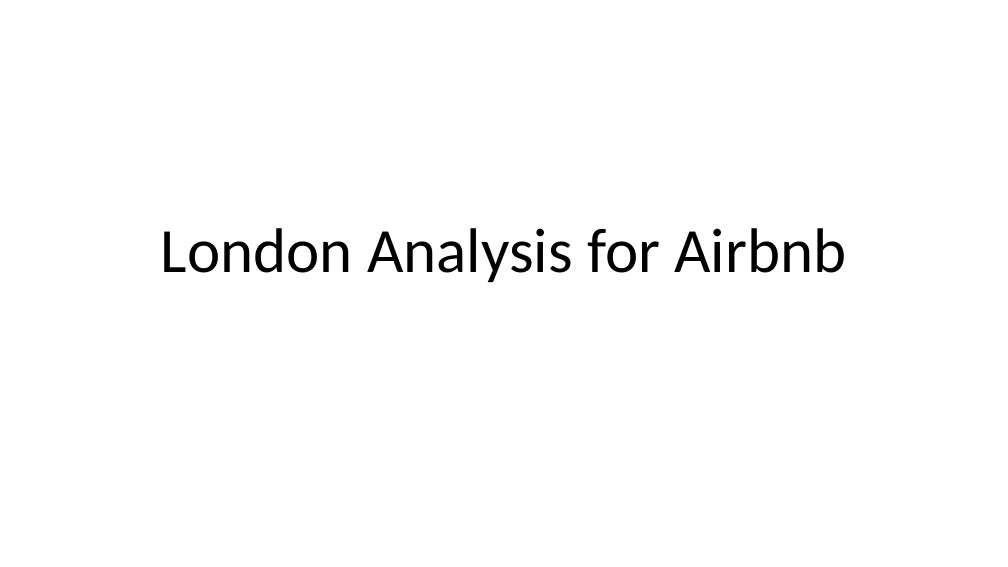
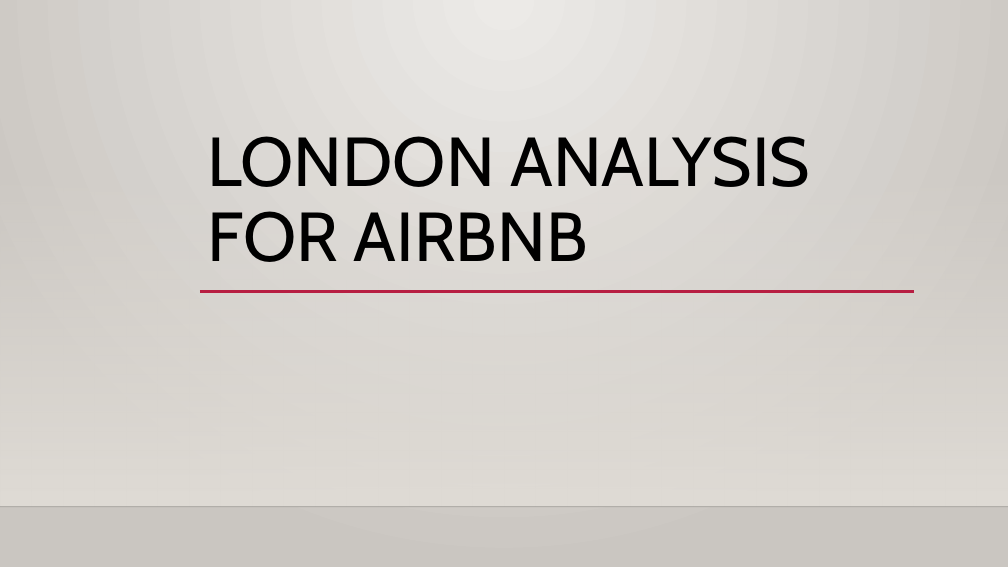
Before and after one commit to szwzy/ADSCapstone, a slide deck: slide 1 of London Analysis for Airbnb.pptx. Drawn at 1008x567 pixels with LibreOffice and Linux fonts; fonts in the diff are those of the drawing; background and template pictures are left out. Boxes give left, top, right and bottom in pixels: in the first picture for what was removed or moved away, otherwise in the second. Text is boxed around its words. In the diff, an @@ line names an element or a change of style, - is before the commit and + after.

```diff
--- a/London Analysis for Airbnb.pptx
+++ b/London Analysis for Airbnb.pptx
@@ background #FFFFFF to gradient #ECEAE7 to #CAC7C1 @@
@@ title at box(207, 136, 810, 262): text changed; size 60 to 66 pt; font Calibri to Cabin @@
-London Analysis for Airbnb
+LONDON ANALYSIS FOR AIRBNB
@@ rectangle added at box(0, 167, 1008, 507), fill gradient #DFDBD5 @@
@@ line added from (200, 292) to (914, 292), #B71E42 2.5 pt @@
@@ line added from (0, 507) to (1008, 507), #000001 1 pt @@
```
Also in this commit, not shown: 5 other slides changed.
